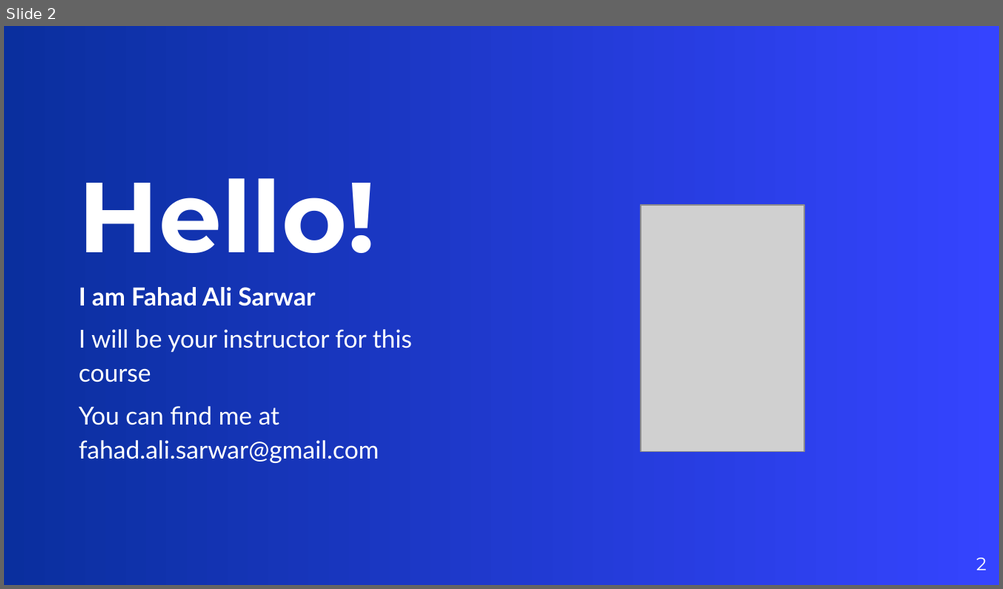
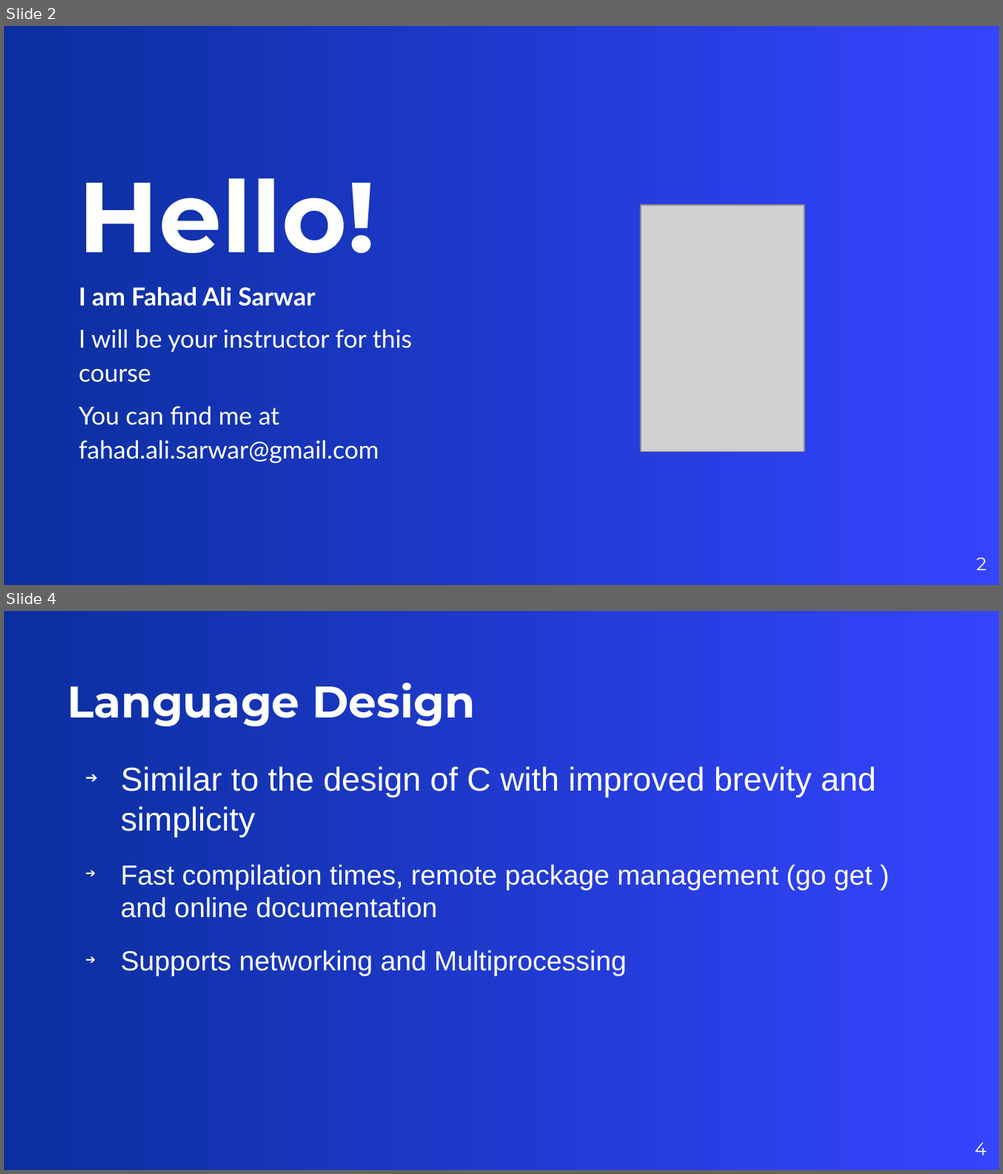
Before and after one commit to fahadalisarwar1/tutorialsgolang, a slide deck: module01_Introduction/Introduction.odp. Shown one above the other, each under a label of ours: slide 2 before the commit, slides 2 and 4 after it; the slides between them are not shown. The pictures are 1003x589 and 1003x1174 pixels, drawn with LibreOffice and Linux fonts; fonts in the diff are those of the drawing; grey boxes stand for pictures; background and template pictures are left out. Boxes give left, top, right and bottom in pixels: in the first picture for what was removed or moved away, otherwise in the second. Text is boxed around its words. In the diff, an @@ line names an element or a change of style, - is before the commit and + after.

```diff
--- a/module01_Introduction/Introduction.odp
+++ b/module01_Introduction/Introduction.odp
@@ slide 4 added at bbox=[4, 611, 999, 1170], background picture (left out) @@
@@ title added at bbox=[67, 683, 475, 726], 32 pt, text #FFFFFF, bold @@
+Language Design
@@ text added at bbox=[121, 766, 876, 976], 20 pt, text #FFFFFF @@
+➔ Similar to the design of C with improved brevity and simplicity
+➔ Fast compilation times, remote package management (go get ) and online documentation
+➔ Supports networking and Multiprocessing
@@ page number added at bbox=[974, 1143, 986, 1156], 13 pt, text #FFFFFF @@
+4
```
Also in this commit, not shown: 1 slide changed, 6 other files.
